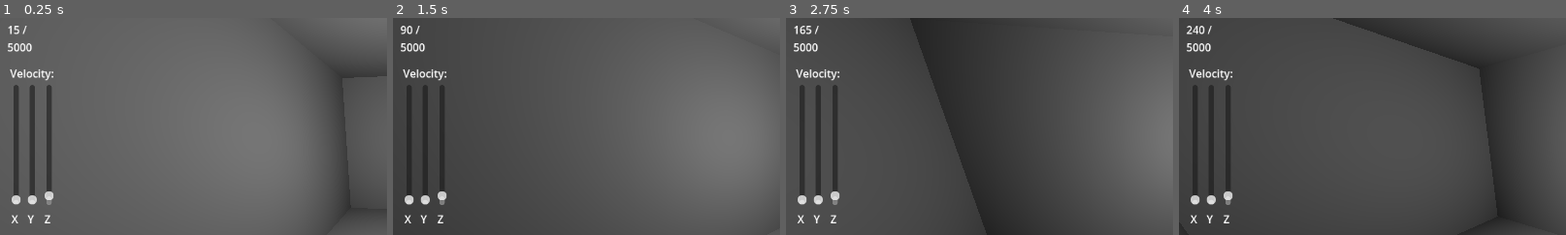
Above: before the commit, frames 1-4 (left to right).
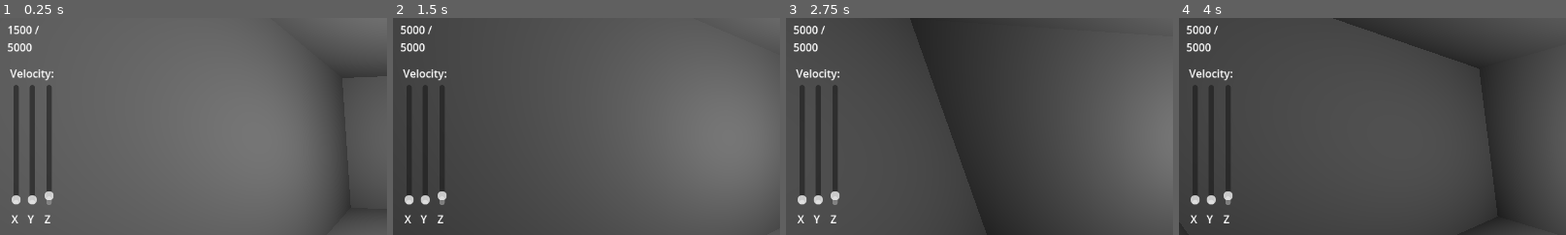
Above: after the commit, the same moments.

Repository: CharlieKnipper/SSFF
Game: Godot game, scene res://main.tscn
Same seed, same stepped clock (60 frames per second), same inputs: the game is played once before the commit and once after it.
Inputs:
- Up to frame 1 (0.25 s): no input
- Up to frame 2 (1.5 s): click "Emit:" at 0.5 s; click "Move:" at 1.25 s
- Up to frame 3 (2.75 s): click "Moving Collider:" at 2 s
- Up to frame 4 (4 s): click "Emit:" at 2.75 s; click "Move:" at 3.5 s
The pictures show only the part of the screen within x 0-50%, y 9-59%; the shares and areas given below are measured in that part.

The runs differ from the first frame. In frame 1, 0.1% of the frame differs, in the area x 5-11%, y 3-8%; in frame 2, 0.1%; in frame 3, 0.2%, in the area x 2-11%, y 3-8%; in frame 4, 0.1%.
Error before the commit: Cannot call method 'texture_create' on a null value. (res://simulator/simulator.gd:169)
Error after the commit: Cannot call method 'texture_create' on a null value. (res://simulator/simulator.gd:165)

Commit message:
Temp working save

Diff:
--- a/simulator/shaders/renderParticles.gdshader
+++ b/simulator/shaders/renderParticles.gdshader
@@ -1,14 +1,16 @@
 shader_type spatial;
-render_mode unshaded;
+render_mode unshaded, depth_draw_opaque, blend_mix;
 
 uniform sampler2D vel_texture;
 uniform sampler2D pos_texture;
 uniform int texture_width;
 
-const float VELOCITY_THRESHOLD = 20.0; // m/s
-vec3 velocity_to_color(vec4 v) {
-    return vec3(v.x*v.x, v.y*v.y, v.z*v.z) / VELOCITY_THRESHOLD;
-}
+uniform vec4 color : source_color = vec4(0.2, 0.4, 1.0, 1.0);
+
+// const float VELOCITY_THRESHOLD = 20.0; // m/s
+// vec3 velocity_to_color(vec4 v) {
+//     return vec3(v.x*v.x, v.y*v.y, v.z*v.z) / VELOCITY_THRESHOLD;
+// }
 
 vec2 get_uv_from_id(int id) {
     int x = id % texture_width;
@@ -47,5 +49,6 @@
         discard; // Do not render dead particles
     }
 
-    ALBEDO = vec3(0.0); // debug particle velocity
+    ALBEDO = color.rgb;
+    ALPHA = color.a;
 }
--- a/simulator/simulator.gd
+++ b/simulator/simulator.gd
@@ -2,23 +2,19 @@
 
 # Particle parameters
 @export var num_particles := 5000
-@export var lifetime := 100.0
-@export var lifetime_multiplier := 1.0
 @export var gravity := Vector3(0, -9.81, 0)
 @export var damping := -0.7
-@export var flow_rate := 1
-
-# SPH parameters
-@export var texels_per_cell := 9 # optimally, this should be a perfect square
-@export var SPH_grid_min := Vector3(-25, -25, -25)
-@export var SPH_grid_max := Vector3(25, 25, 25)
-@export var smoothing_radius := 0.5
+@export var flow_rate := 100
+@export var lifetime := 10.0
 @export var mass := 1.0
 @export var viscosity := 0.1
 @export var gas_constant := 200.0
 @export var rest_density := 1000.0
-@export var max_acceleration_magnitude := 50.0
-@export var max_density := 2000.0
+# SPH parameters
+@export var smoothing_radius := 0.5
+@export var texels_per_cell := 9 # optimally, this should be a perfect square
+@export var SPH_grid_min := Vector3(-25, -25, -25)
+@export var SPH_grid_max := Vector3(25, 25, 25)
 
 # Sim parameters
 @export var initial_velocity := Vector3(0.0, 0.0, 1.0)
@@ -450,15 +446,13 @@
 func _pack_push_constants(delta) -> PackedByteArray:
 	## Set push constants
 	var pc := PackedFloat32Array()
-	pc.resize(28) # This needs to be a multiple of 16 bytes; each float is 4 bytes (see below)
-	## Slot 0
+	pc.resize(24) # This needs to be a multiple of 16 bytes; each float is 4 bytes (see below)
 	# gravity (vec3)
 	pc[0] = gravity.x
 	pc[1] = gravity.y
 	pc[2] = gravity.z
-	pc[3] = 0.0 # padding
-
-	## Slot 1
+	# damping (float)
+	pc[3] = damping
 	# dt (float)
 	pc[4] = delta
 	# num_colliders (int)
@@ -467,49 +461,30 @@
 	pc[6] = float(collider_texture_width)
 	# flow_rate (int)
 	pc[7] = float(flow_rate)
-
-	## Slot 2
 	# SPH grid min (vec3)
 	pc[8] = SPH_grid_min.x
 	pc[9] = SPH_grid_min.y
 	pc[10] = SPH_grid_min.z
-	pc[11] = 0.0 # padding
-
-	## Slot 3
 	# SPH grid max (vec3)
-	pc[12] = SPH_grid_max.x
-	pc[13] = SPH_grid_max.y
-	pc[14] = SPH_grid_max.z
-	pc[15] = 0.0 # padding
-
-	## Slot 4
+	pc[11] = SPH_grid_max.x
+	pc[12] = SPH_grid_max.y
+	pc[13] = SPH_grid_max.z
 	# SPH grid texture width (int)
-	pc[16] = float(grid_texture_width)
+	pc[14] = float(grid_texture_width)
 	# SPH count buffer length (int)
-	pc[17] = float(count_buffer_len)
+	pc[15] = float(count_buffer_len)
 	# SPH texels per cell (int)
-	pc[18] = float(texels_per_cell)
+	pc[16] = float(texels_per_cell)
 	# SPH smoothing kernel
-	pc[19] = smoothing_radius
-
-	## Slot 5
+	pc[17] = smoothing_radius
 	# particle texture width (int)
-	pc[20] = float(particle_texture_width)
+	pc[18] = particle_texture_width
 	# pressure gas constant (float)
-	pc[21] = gas_constant
+	pc[19] = gas_constant
 	# pressure rest density (float)
-	pc[22] = rest_density
-	# max instantaneous acceleration magnitude (float)
-	pc[23] = max_acceleration_magnitude
-
-	## Slot 6
-	# max particle density (float)
-	pc[24] = max_density
-	# lifetime multiplier (float)
-	pc[25] = lifetime_multiplier
-	# damping (float)
-	pc[26] = damping
-	pc[27] = 0.0 # padding
+	pc[20] = rest_density
+	# (padding — vulkan word-aligns push constants)
+	#pc[...] = 0.0
 
 	return pc.to_byte_array()
 
Not shown, changed: simulator/compute_shaders/fillGrid.glsl
Not shown, changed: simulator/compute_shaders/resetCount.glsl
Not shown, changed: simulator/compute_shaders/solveDensity.glsl
Not shown, changed: simulator/compute_shaders/updatePosition.glsl
